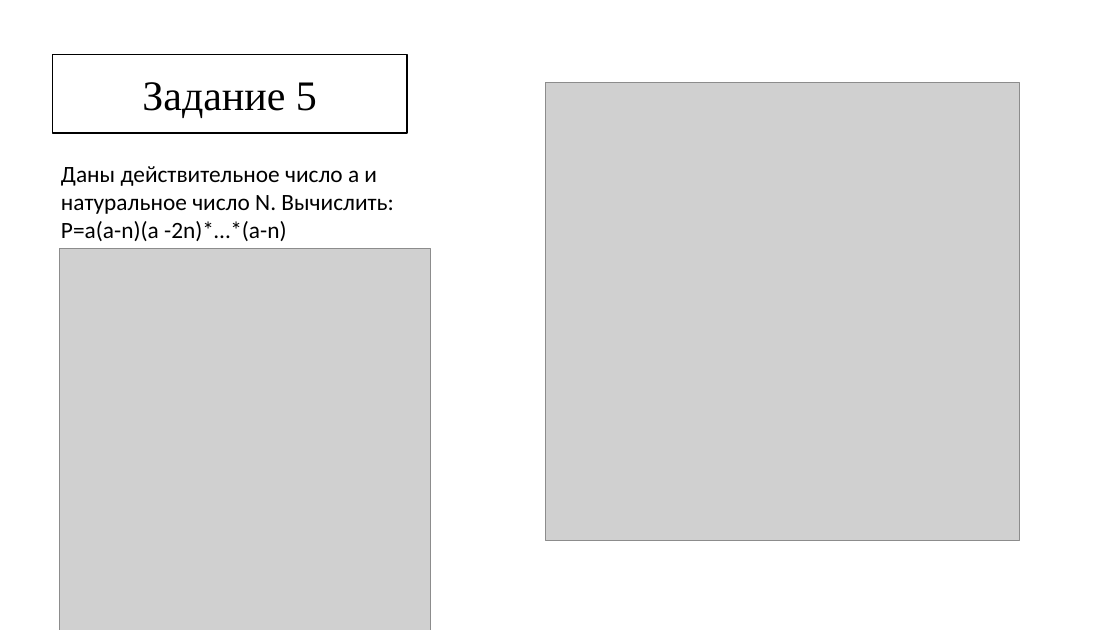
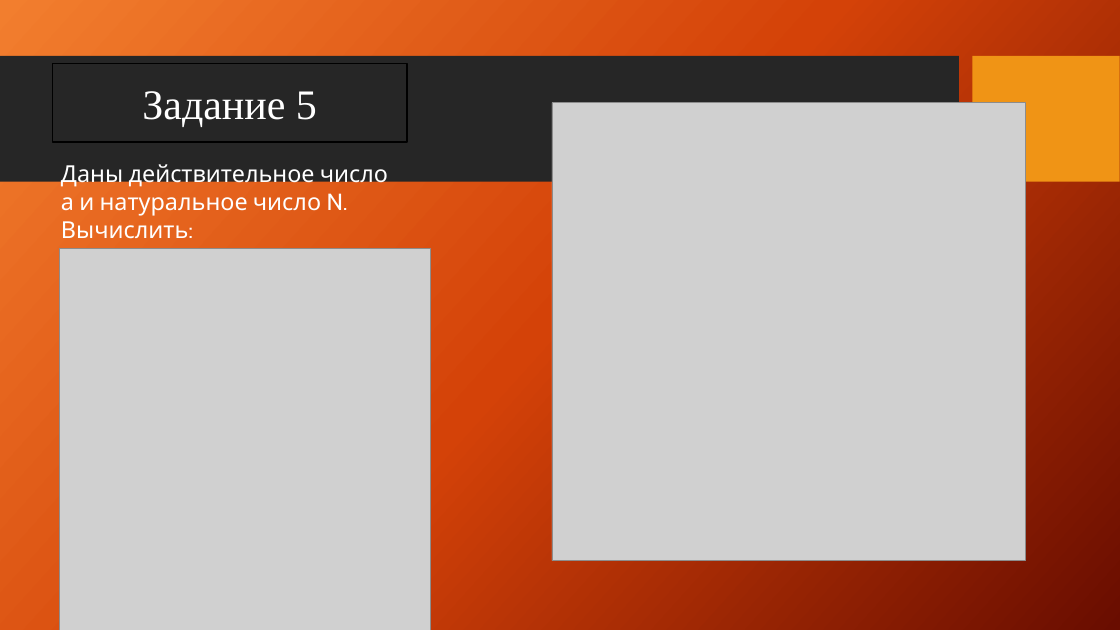
Before and after one commit to UlianovNikita/practic, a slide deck: slide 12 of Презентация по практике.pptx. Drawn at 1120x630 pixels with LibreOffice and Linux fonts; fonts in the diff are those of the drawing; grey boxes stand for pictures; background and template pictures are left out. Boxes give left, top, right and bottom in pixels: in the first picture for what was removed or moved away, otherwise in the second. Text is boxed around its words. In the diff, an @@ line names an element or a change of style, - is before the commit and + after.

```diff
--- a/Презентация по практике.pptx
+++ b/Презентация по практике.pptx
@@ background #FFFFFF to picture (left out) @@
@@ rectangle added at <box>0,56,959,182</box>, fill #262626 @@
@@ rectangle added at <box>973,56,1120,182</box>, fill #F09415 @@
@@ rectangle "Задание 5": place and size @@
-rectangle "Задание 5" at <box>53,55,408,134</box>
+rectangle "Задание 5" at <box>53,63,408,142</box>
@@ rectangle "Задание 5" at <box>53,63,408,142</box>: text colour #000000 to #FFFFFF; fill #FFFFFF to none @@
@@ picture: place and size @@
-picture at <box>546,82,1020,540</box>
+picture at <box>552,103,1026,560</box>
@@ text "Даны действительное число а и ..." at <box>61,164,388,249</box>: font Calibri to Cabin, text colour #000000 to #FFFFFF @@
```
Also in this commit, not shown: 17 other slides changed.
